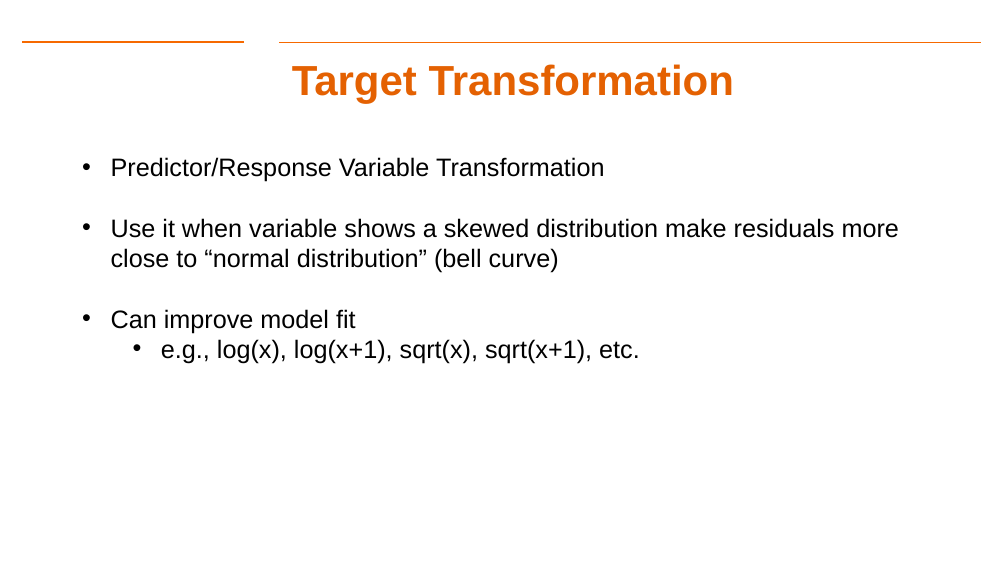
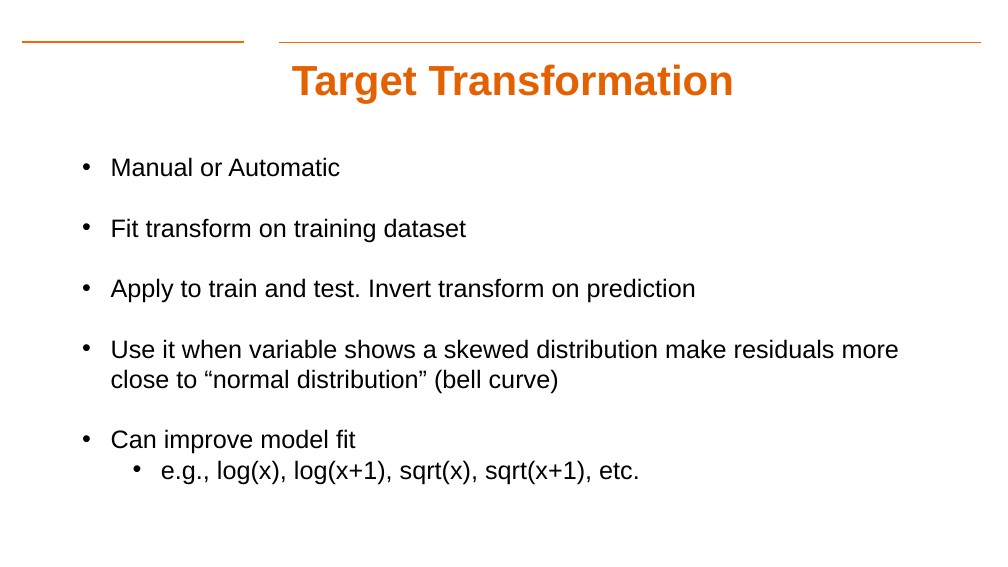
Before and after one commit to Dre1896/RIT-DSCI-633-FDS, a slide deck: slide 11 of Syllabus/Lecture14/Lec14.pptx. Drawn at 1008x567 pixels with LibreOffice and Linux fonts; fonts in the diff are those of the drawing; background and template pictures are left out. Boxes give left, top, right and bottom in pixels: in the first picture for what was removed or moved away, otherwise in the second. Text is boxed around its words. In the diff, an @@ line names an element or a change of style, - is before the commit and + after.

```diff
--- a/Syllabus/Lecture14/Lec14.pptx
+++ b/Syllabus/Lecture14/Lec14.pptx
@@ text at [111, 157, 696, 303]: text changed @@
-• Predictor/Response Variable Transformation
+• Manual or Automatic
+• Fit transform on training dataset
+• Apply to train and test. Invert transform on prediction
```
Also in this commit, not shown: 12 other slides changed, 1 slide added.
